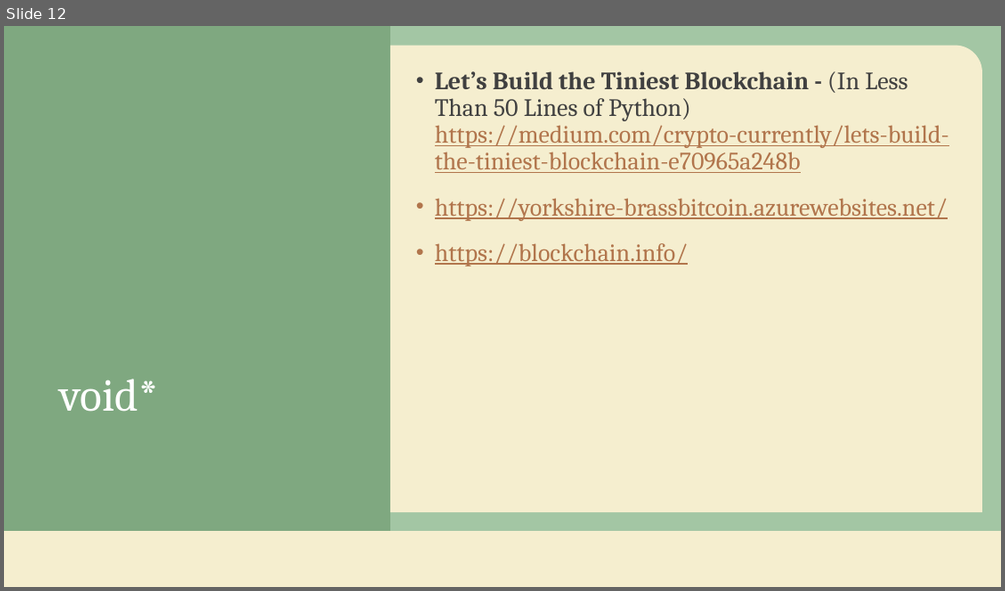
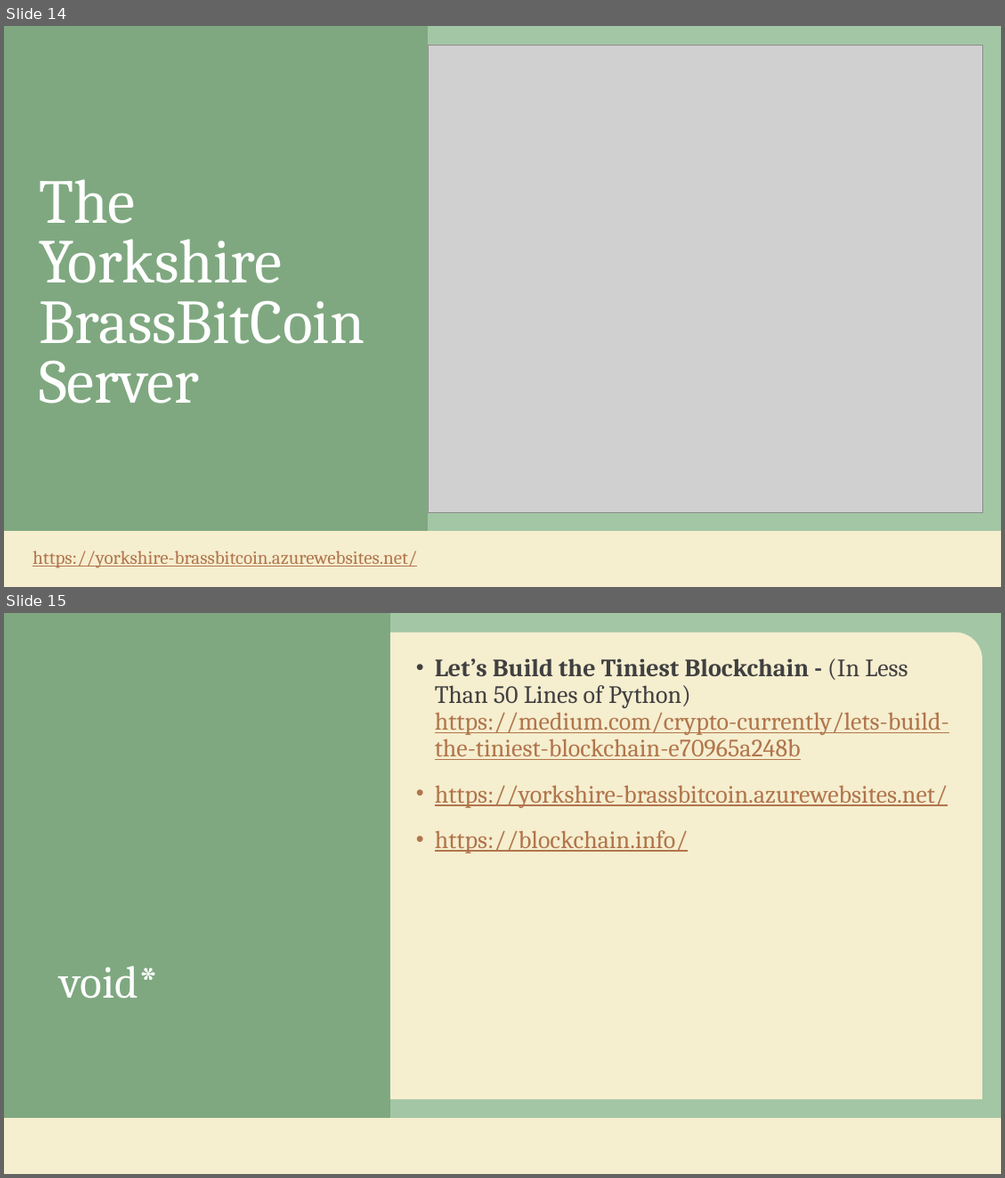
Before and after one commit to adampridmore/BrassBitCoin, a slide deck: Yorkshore-BrassBitCoin.pptx. Shown one above the other, each under a label of ours: slide 12 before the commit, slides 14 and 15 after it. The pictures are 1005x591 and 1005x1178 pixels, drawn with LibreOffice and Linux fonts; fonts in the diff are those of the drawing; grey boxes stand for pictures; background and template pictures are left out. Boxes give left, top, right and bottom in pixels: in the first picture for what was removed or moved away, otherwise in the second. Text is boxed around its words. In the diff, an @@ line names an element or a change of style, - is before the commit and + after.

```diff
--- a/Yorkshore-BrassBitCoin.pptx
+++ b/Yorkshore-BrassBitCoin.pptx
@@ slide 14 added at [4, 26, 1001, 587], background picture (left out); not listed: 2 template elements that a slide beside it also shows @@
@@ rectangle added at [4, 26, 428, 531], fill #366A38 at 32% opacity @@
@@ picture added at [428, 45, 982, 512] @@
@@ title added at [39, 179, 364, 403], 60 pt, text #FFFFFF @@
+The Yorkshire BrassBitCoin Server
@@ text added at [32, 550, 417, 568], 18 pt, text #B1754C, underline @@
+https://yorkshire-brassbitcoin.azurewebsites.net/
@@ what was slide 12 is now slide 15 @@
```
Also in this commit, not shown: 3 slides changed, 3 other slides added, 1 slide removed.
